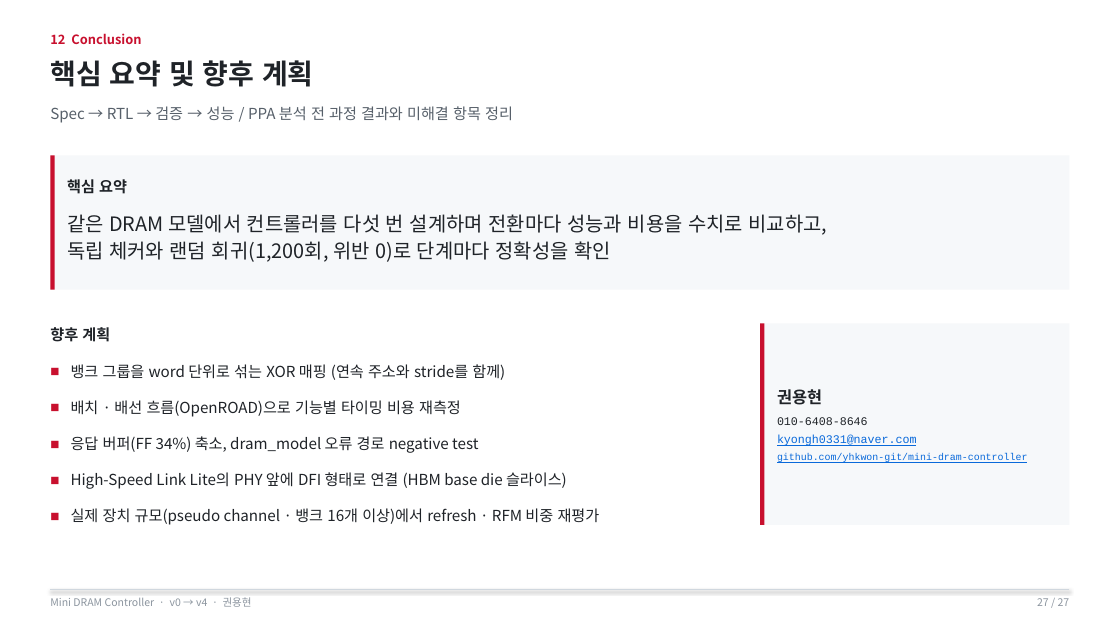
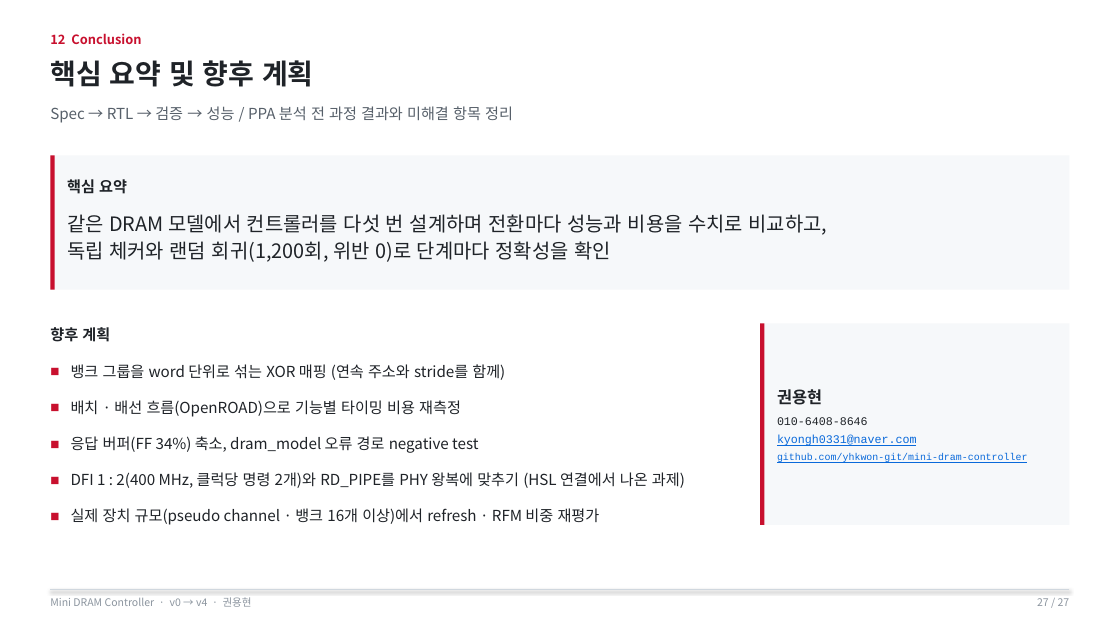
Before and after one commit to yhkwon-git/mini-dram-controller, a slide deck: slide 27 of portfolio-deck/MiniDramController_Portfolio.pptx. Drawn at 1120x630 pixels with LibreOffice and Linux fonts; fonts in the diff are those of the drawing. Boxes give left, top, right and bottom in pixels: in the first picture for what was removed or moved away, otherwise in the second. Text is boxed around its words. In the diff, an @@ line names an element or a change of style, - is before the commit and + after.

```diff
--- a/portfolio-deck/MiniDramController_Portfolio.pptx
+++ b/portfolio-deck/MiniDramController_Portfolio.pptx
@@ text at box(71, 472, 685, 488): text changed @@
-■ High-Speed Link Lite의 PHY 앞에 DFI 형태로 연결 (HBM base die 슬라이스)
+■ DFI 1 : 2(400 MHz, 클럭당 명령 2개)와 RD_PIPE를 PHY 왕복에 맞추기 (HSL 연결에서 나온 과제)
```
Also in this commit, not shown: 3 other slides changed, 1 other file.
